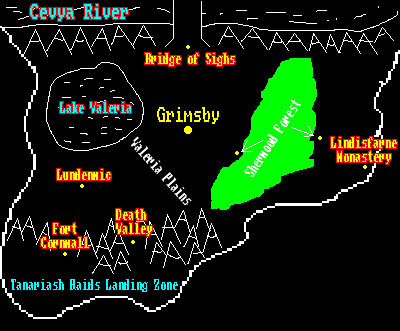
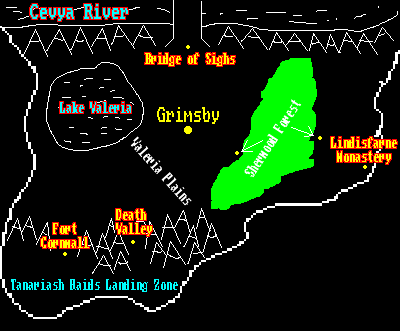
Layer changes from the first w=400, h=331 image to the second:
removed layer "Lundenwic" over (57, 169, 111, 180)
removed layer "Layer #5" over (56, 168, 112, 181)
painted on "Background" over (80, 184, 84, 188)
